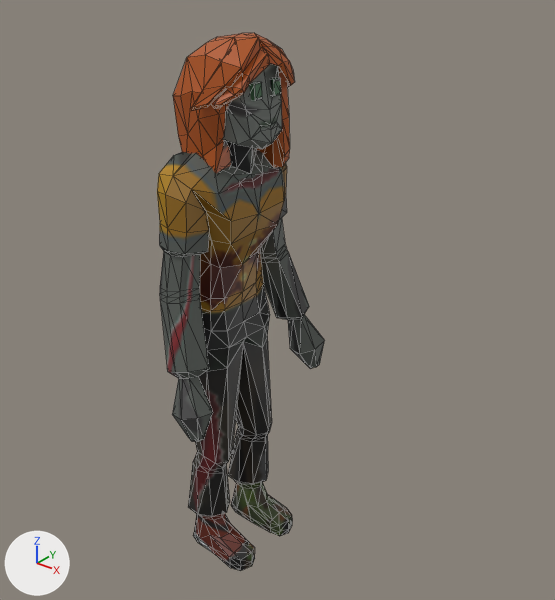
The glTF model idle.glb, before and after one commit.
Both versions are drawn from a camera (50 mm lens) standing at (6.76, -7.31, 9.01) and looking at (0.51, 0.51, 4.16). Every picture has the same lights, and +X, +Y and +Z are marked at lower left. Mesh edges are drawn as thin lines. Vertices at the same position are counted once.

Objects in the first picture: 'zombie_patient_female_01.001_Cylinder.003'.
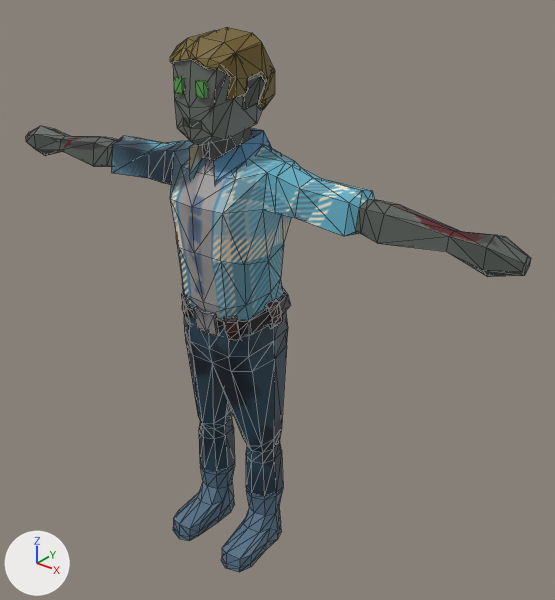
Boxes (x1, y1, x2, y2) around the edits, measured in the pictures (555 x 600 px; the box of a moved part takes in the faces that stretch with it):
'zombie_patient_female_01.001_Cylinder.003', surface changed, reshaped, rescaled (201% wider): before (157, 33, 324, 571); after (26, 27, 531, 572)
part 1 of me_zombie_patient_female_01_001_cylinder_003mesh, moved or reshaped: before (270, 78, 281, 96); after (196, 80, 208, 98)
part 2 of me_zombie_patient_female_01_001_cylinder_003mesh, moved or reshaped: before (249, 82, 262, 101); after (174, 76, 185, 95)
part 3 of me_zombie_patient_female_01_001_cylinder_003mesh, deleted: before (157, 141, 324, 571)
part 4 of me_zombie_patient_female_01_001_cylinder_003mesh, deleted (brown): before (173, 33, 295, 173)
part 5 of me_zombie_patient_female_01_001_cylinder_003mesh, deleted: before (222, 64, 282, 149)
part 6 of me_zombie_patient_female_01_001_cylinder_003mesh, added: after (26, 27, 531, 572)

The change, as a diff of the scene's bpy script:
```diff
--- a/idle.glb.py
+++ b/idle.glb.py
@@ img_patient_male_01_dirty @@
+img_patient_male_01_dirty = load_image('patient_male_01_dirty', '_unpacked/patient_male_01_dirty', 726, 726, 'sRGB')
@@ mat_material @@
 mat_material = principled_material('Material')
-mat_material.texture = img_patient_female_01_dirty
+mat_material.texture = img_patient_male_01_dirty
@@ me_zombie_patient_female_01_001_cylinder_003mesh @@
 # used by ob_zombie_patient_female_01_001_cylinder_003; location = (0.0, 0.0, 0.0); rotation_euler = (1.571, 0.0, 0.0), in degrees (90, 0, 0)
-me_zombie_patient_female_01_001_cylinder_003mesh.from_pydata(...)  # 619 vertices, 1185 faces; spans x -0.82..0.82, y -0.03..7.85, z -1.46..1.54
+me_zombie_patient_female_01_001_cylinder_003mesh.from_pydata(...)  # 676 vertices, 1181 faces; spans x -422.42..422.42, y 0.56..787.31, z -77.57..78.75
+# me_zombie_patient_female_01_001_cylinder_003mesh part 1: the loose piece of 8 vertices spanning x 0.63..0.78, y 7.14..7.34, z -0.25..-0.12 is multiplied about its middle by the matrix ((0.0, 0.0, -100.0), (-5.919, 99.825, 0.0), (99.825, 5.919, 0.0)), then moved by (17.55, 718.65, 50.14)
+# me_zombie_patient_female_01_001_cylinder_003mesh part 2: the loose piece of 8 vertices spanning x 0.63..0.78, y 7.14..7.34, z 0.12..0.25 is multiplied about its middle by the matrix ((0.0, 0.0, -100.0), (-5.919, 99.825, 0.0), (99.825, 5.919, 0.0)), then moved by (-18.96, 718.65, 49.78)
+# me_zombie_patient_female_01_001_cylinder_003mesh part 3: the loose piece of 442 vertices spanning x -0.82..0.8, y -0.03..6.74, z -1.46..1.54 is deleted
+# me_zombie_patient_female_01_001_cylinder_003mesh part 4: the loose piece of 129 vertices spanning x -0.49..0.82, y 6.08..7.85, z -0.69..0.75 is deleted
+# me_zombie_patient_female_01_001_cylinder_003mesh part 5: the loose piece of 32 vertices spanning x -0.22..0.82, y 6.5..7.63, z -0.5..0.5 is deleted
+# me_zombie_patient_female_01_001_cylinder_003mesh part 6: 660 vertices added at x -422.42..422.42, y 0.56..787.31, z -77.57..78.75
 me_zombie_patient_female_01_001_cylinder_003mesh.materials.append(mat_material)
@@ ob_zombie_patient_female_01_001_cylinder_003 @@
 ob_zombie_patient_female_01_001_cylinder_003.rotation_euler = (1.571, 0.0, 0.0)  # degrees (90, 0, 0)
+ob_zombie_patient_female_01_001_cylinder_003.scale = (0.01, 0.01, 0.01)
```
